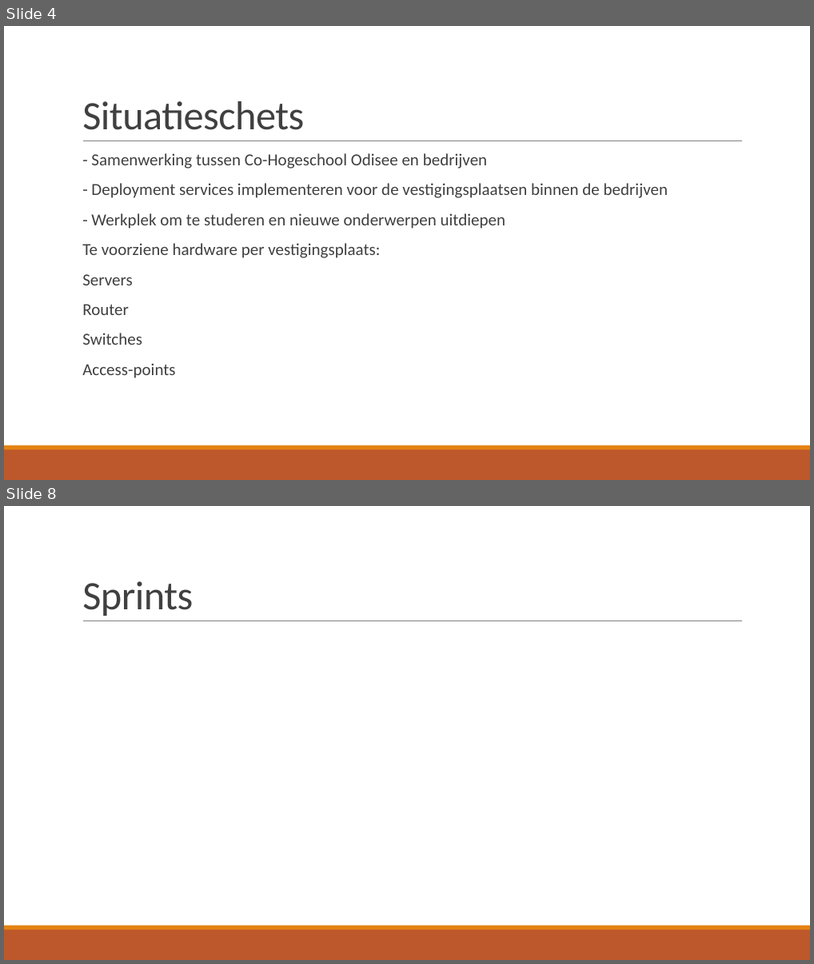
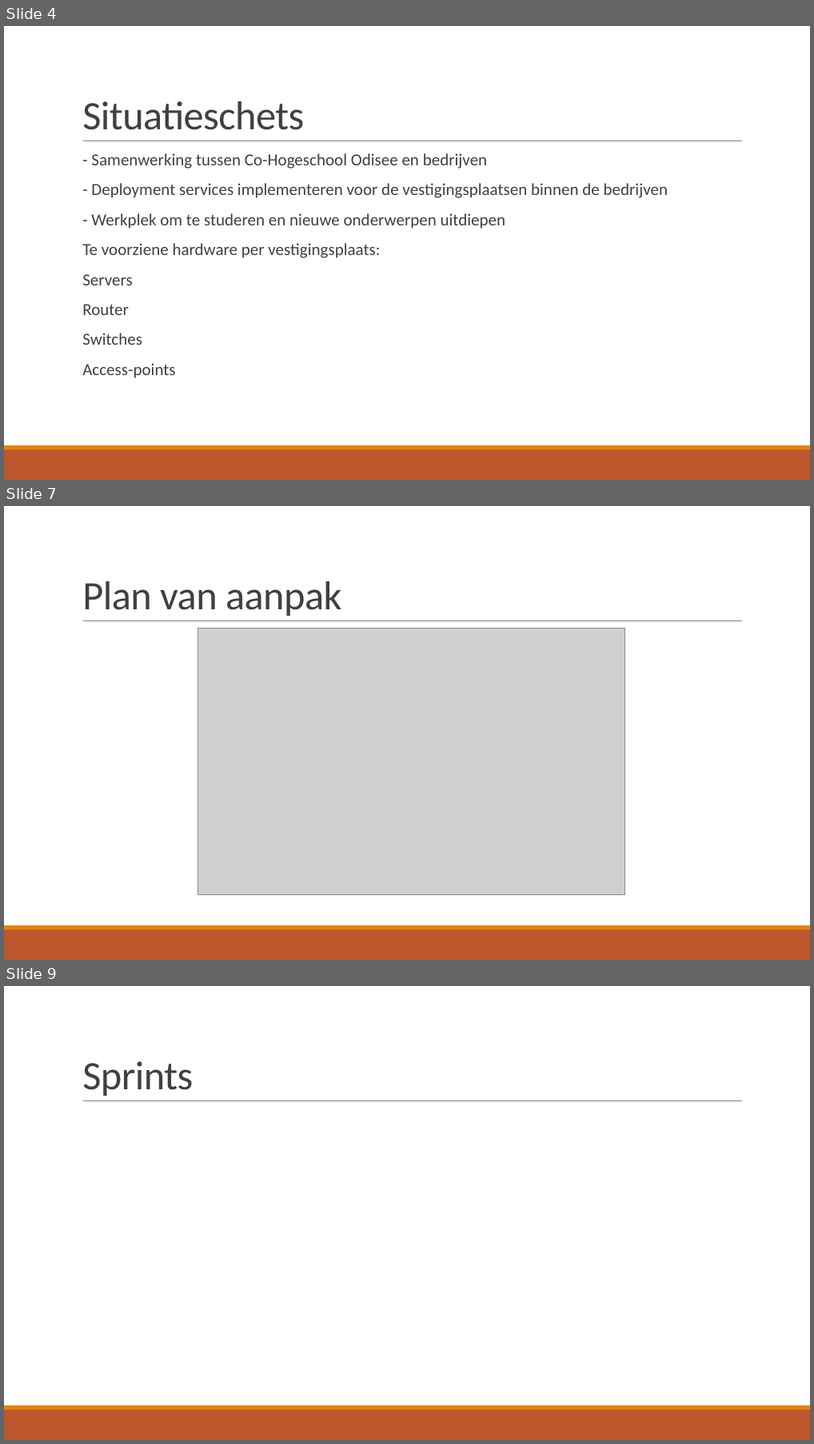
Before and after one commit to JouriTas/Projectwerk-IT-project, a slide deck: Scrum Artifacts/Sprint5/IT-Projectwerk 2022.pptx. Shown one above the other, each under a label of ours: slides 4 and 8 before the commit, slides 4, 7 and 9 after it; the slides between them are not shown. The pictures are 814x964 and 814x1444 pixels, drawn with LibreOffice and Linux fonts; fonts in the diff are those of the drawing; grey boxes stand for pictures. Boxes give left, top, right and bottom in pixels: in the first picture for what was removed or moved away, otherwise in the second. Text is boxed around its words. In the diff, an @@ line names an element or a change of style, - is before the commit and + after.

```diff
--- a/Scrum Artifacts/Sprint5/IT-Projectwerk 2022.pptx
+++ b/Scrum Artifacts/Sprint5/IT-Projectwerk 2022.pptx
@@ slide 7 added at (4, 506, 810, 960), background #FFFFFF; not listed: 3 template elements that a slide beside it also shows @@
@@ title added at (82, 581, 342, 616), 48 pt, text #404040 @@
+Plan van aanpak
@@ picture added at (198, 628, 626, 894) @@
@@ picture added at (378, 703, 544, 720) @@
@@ what was slide 8 is now slide 9 @@
```
Also in this commit, not shown: 5 slides changed, 1 other file.
